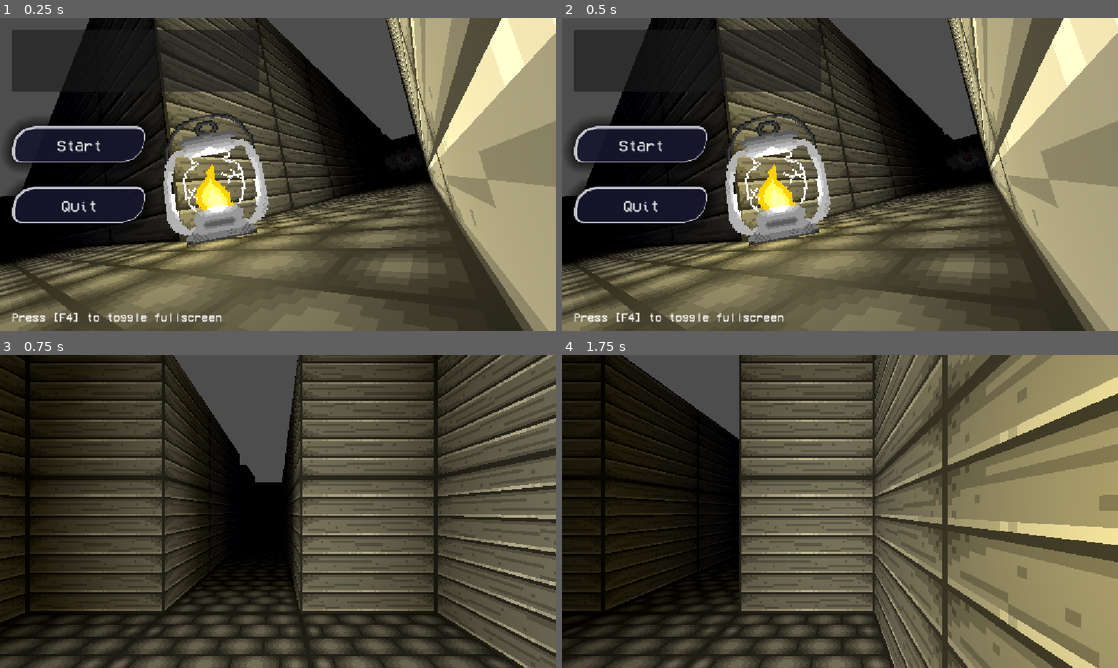
Above: before the commit, frames 1-4 (two rows, left to right).
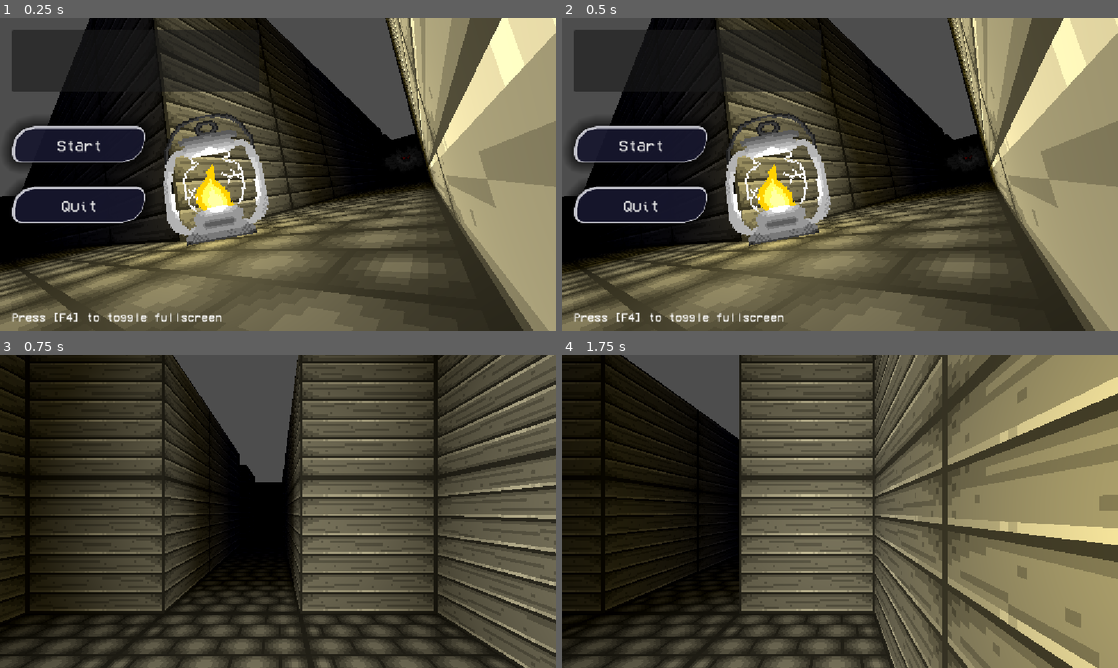
Above: after the commit, the same moments.

Repository: Coola101/Project-Chronomancer
Game: Godot game, scene res://scenes/testRooms/MainMenu.tscn
Two runs of this game, one before a commit and one after it. Both use one fixed random seed, a clock stepped at 60 frames per second and the inputs below.
Inputs (mouse positions are in pixels of both pictures, inside the frame that each line leads up to):
- Up to frame 1 (0.25 s): no input
- Up to frame 2 (0.5 s): no input
- Up to frame 3 (0.75 s): click "Start" at 0.5 s
- Up to frame 4 (1.75 s): tap Enter (ui_accept) at 1.25, 1.52 s; move the mouse to (962, 495) at 1.27 s; hold D (move_right) from 1.28 s (still down); tap E (interact) at 1.35 s; click (962, 495) at 1.42 s

The runs differ from the first frame. In frame 1, 2.6% of the frame differs, in the area x 0-79%, y 0-82%; in frame 2, 3.8%, in the area x 0-79%, y 0-83%; in frame 3, nothing differs; in frame 4, nothing differs.
Error in both runs: Cannot call method 'get_node' on a null value. (res://scripts/player/PlayerInteract_Detector.gd:3)

Commit message:
Added flickering to lights on Main Menu

Diff:
--- a/scenes/testRooms/MainMenu.tscn
+++ b/scenes/testRooms/MainMenu.tscn
@@ -1,7 +1,8 @@
-[gd_scene load_steps=17 format=3 uid="uid://cpyxyyqotph3k"]
+[gd_scene load_steps=18 format=3 uid="uid://cpyxyyqotph3k"]
 
 [ext_resource type="MeshLibrary" uid="uid://d3taxeua5m1dl" path="res://assets/MeshLibrary.tres" id="1_isr54"]
 [ext_resource type="Texture2D" uid="uid://dt0um6wg57b0h" path="res://assets/Sprites/attemptatscuffening.png" id="2_g2csr"]
+[ext_resource type="Script" uid="uid://d373byuq0phqp" path="res://scenes/testRooms/light_flicker.gd" id="3_1ue8w"]
 [ext_resource type="Texture2D" uid="uid://cdp2vfe1n1apm" path="res://assets/Sprites/Enemy.png" id="3_i4sey"]
 [ext_resource type="Script" uid="uid://tao0qwtw4y05" path="res://scripts/menu/MainMenu.gd" id="4_6q7l8"]
 [ext_resource type="FontFile" uid="uid://dyrhlqjquuyqk" path="res://assets/VCR_OSD_MONO.ttf" id="4_fth05"]
@@ -142,13 +143,18 @@
 
 [node name="OmniLight3D" type="OmniLight3D" parent="AnimatedSprite3D"]
 light_color = Color(0.9959237, 0.97386616, 0.8526568, 1)
-omni_range = 4.8
+omni_range = 3.0
 omni_attenuation = -0.2
+script = ExtResource("3_1ue8w")
+variance = 0.4
+flicker_speed = 3.0
 
 [node name="OmniLight3D2" type="OmniLight3D" parent="AnimatedSprite3D"]
 light_color = Color(0.85775566, 0.75493324, 0.12471465, 1)
-omni_range = 8.0
+omni_range = 6.0
 omni_attenuation = 0.8
+script = ExtResource("3_1ue8w")
+variance = 1.0
 
 [node name="Monster" type="AnimatedSprite3D" parent="."]
 transform = Transform3D(1, 0, 0, 0, 1, 0, 0, 0, 1, -0.71658325, 3.2591577, -14.9691105)
--- /dev/null
+++ b/scenes/testRooms/light_flicker.gd
@@ -0,0 +1,27 @@
+extends OmniLight3D
+
+@export var variance: float = 0
+@export var flicker_speed: float = 1.0
+var negative: bool = false # While TRUE, the range will decrease.
+
+var rng = RandomNumberGenerator.new()
+
+var base_range: float
+func _init() -> void:
+	base_range = omni_range
+
+# Called every frame. 'delta' is the elapsed time since the previous frame.
+func _process(delta: float) -> void:
+	var target: float
+	if negative:
+		target = base_range - variance
+	else:
+		target = base_range + variance
+
+	omni_range = move_toward(omni_range, target, (delta+rng.randf_range(-0.0125,0.0125))*flicker_speed)
+	if negative:
+		if omni_range <= target:
+			negative = false
+	else:
+		if omni_range >= target:
+			negative = true
Not shown, added: scenes/testRooms/light_flicker.gd.uid
